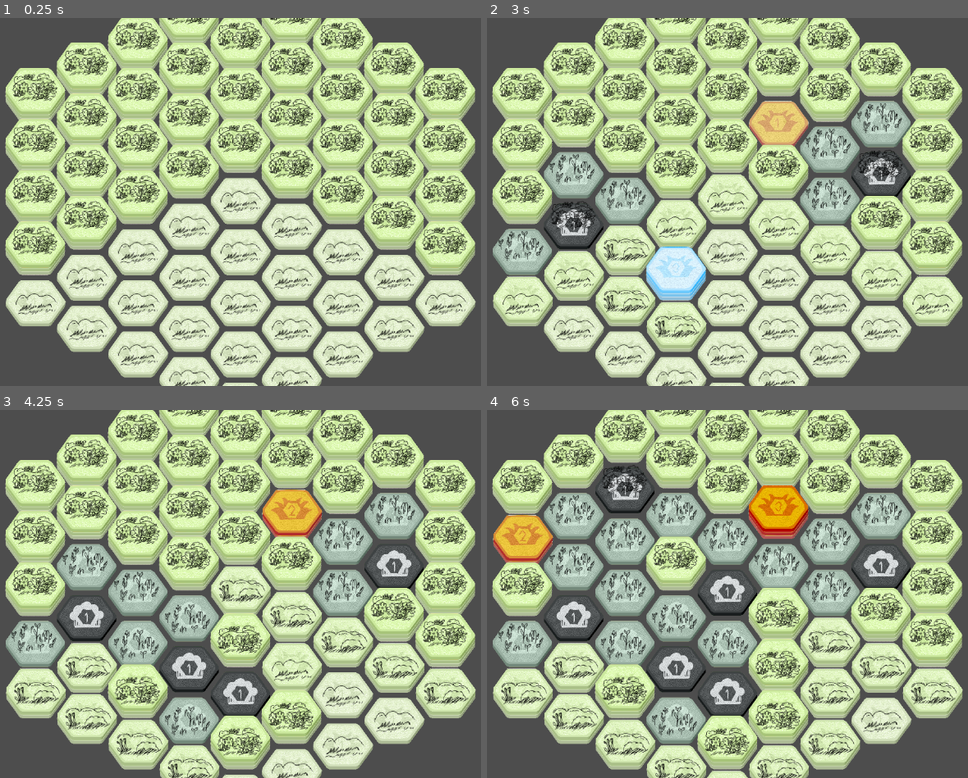
Above: before the commit, frames 1-4 (two rows, left to right).
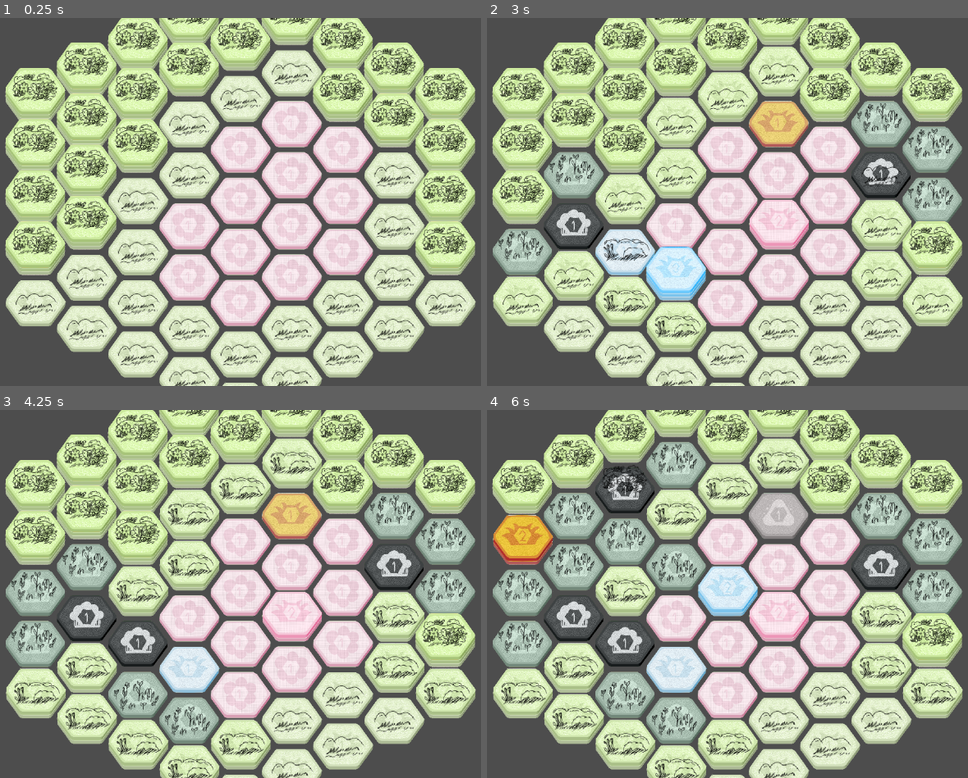
Above: after the commit, the same moments.

Repository: verityley/TheLastBeeastion
Game: Godot game, scene res://Scenes/Stages/World/world_map.tscn
Two runs of this game, one before a commit and one after it. Both use one fixed random seed, a clock stepped at 60 frames per second and the inputs below. The project has no main scene, so this scene is started directly. The engine's default icon, where the game draws it, is replaced by a stand-in: a white triangle on a blue panel in a dark square.
Inputs (mouse positions are in pixels of both pictures, inside the frame that each line leads up to):
- Up to frame 1 (0.25 s): no input
- Up to frame 2 (3 s): tap Enter at 0.5, 2 s; move the mouse to (871, 183) at 0.52 s; press the mouse at (871, 183) at 0.53 s; tap Space (ProgressTurn) at 1.25, 1.35, 2.75 s; move the mouse to (597, 220) at 1.27 s; release the mouse at (597, 220) at 1.28 s; move the mouse to (794, 121) at 2.02 s; hold Right mouse button (RightClick) 2.03-2.78 s; move the mouse to (693, 275) at 2.77 s; click (693, 275) at 2.85 s
- Up to frame 3 (4.25 s): move the mouse to (437, 649) at 3.52 s; tap Space (ProgressTurn) at 3.6 s
- Up to frame 4 (6 s): tap Enter at 4.25 s; move the mouse to (530, 538) at 4.27 s; right-click (530, 538) at 4.35 s; tap Space (ProgressTurn) at 5, 5.85 s; move the mouse to (761, 594) at 5.02 s; press the mouse at (761, 594) at 5.03 s; move the mouse to (631, 502) at 5.77 s; release the mouse at (631, 502) at 5.78 s

The runs differ from the first frame. In frame 1, 24% of the frame differs, in the area x 22-89%, y 6-84%; in frame 2, 25%; in frame 3, 32%; in frame 4, 36%, in the area x 1-99%, y 6-100%.

Commit message:
Gardens Implemented

Diff:
--- a/Scenes/Stages/Autoloads/HexDatabase.tscn
+++ b/Scenes/Stages/Autoloads/HexDatabase.tscn
@@ -7,6 +7,7 @@
 [ext_resource type="Resource" uid="uid://d1pmargdpki0u" path="res://Scripts/Resources/Tiles/Fire.tres" id="4_qyyiv"]
 [ext_resource type="Resource" uid="uid://byi2x38dlb0wo" path="res://Scripts/Resources/Tiles/Stone.tres" id="5_37fra"]
 [ext_resource type="Resource" uid="uid://cdba7e06nccya" path="res://Scripts/Resources/Tiles/Water.tres" id="5_80twm"]
+[ext_resource type="Resource" uid="uid://dlp0pqk6dlk5a" path="res://Scripts/Resources/Tiles/Garden.tres" id="6_81p0c"]
 
 [node name="HexDatabase" type="Node"]
 script = ExtResource("1_bw4k7")
@@ -16,7 +17,7 @@
 "Empty": null,
 "Fire": ExtResource("4_qyyiv"),
 "Forest": ExtResource("3_iv45n"),
-"Garden": null,
+"Garden": ExtResource("6_81p0c"),
 "Hive": null,
 "Stone": ExtResource("5_37fra"),
 "Water": ExtResource("5_80twm")
--- a/Scenes/Stages/World/world_map.tscn
+++ b/Scenes/Stages/World/world_map.tscn
@@ -9,6 +9,7 @@
 [ext_resource type="Texture2D" uid="uid://br6a4w3n3ldnx" path="res://Assets/Tile Graphics/Toppers/forest1top.png" id="4_7vhq8"]
 [ext_resource type="Resource" uid="uid://byi2x38dlb0wo" path="res://Scripts/Resources/Tiles/Stone.tres" id="4_i4tqr"]
 [ext_resource type="Resource" uid="uid://cdba7e06nccya" path="res://Scripts/Resources/Tiles/Water.tres" id="4_xs311"]
+[ext_resource type="Resource" uid="uid://dlp0pqk6dlk5a" path="res://Scripts/Resources/Tiles/Garden.tres" id="5_cvy6c"]
 [ext_resource type="Resource" uid="uid://d1pmargdpki0u" path="res://Scripts/Resources/Tiles/Fire.tres" id="5_xi3bq"]
 [ext_resource type="Texture2D" uid="uid://bre74vuk3lx48" path="res://Assets/Tile Graphics/Toppers/brush2top.png" id="8_jixqe"]
 [ext_resource type="Texture2D" uid="uid://7ymnceqjpltl" path="res://Assets/Misc Graphics/icon.svg" id="9_bq45t"]
@@ -53,6 +54,7 @@
 0:2/0 = 0
 0:2/0/texture_origin = Vector2i(0, 40)
 0:2/0/custom_data_0 = 1
+0:2/0/custom_data_1 = ExtResource("5_cvy6c")
 0:3/0 = 0
 0:3/0/texture_origin = Vector2i(0, 40)
 0:3/0/custom_data_0 = 1
@@ -98,9 +100,11 @@
 2:2/0 = 0
 2:2/0/texture_origin = Vector2i(0, 40)
 2:2/0/custom_data_0 = 3
+2:2/0/custom_data_1 = ExtResource("5_cvy6c")
 1:2/0 = 0
 1:2/0/texture_origin = Vector2i(0, 40)
 1:2/0/custom_data_0 = 2
+1:2/0/custom_data_1 = ExtResource("5_cvy6c")
 1:3/0 = 0
 1:3/0/texture_origin = Vector2i(0, 40)
 1:3/0/custom_data_0 = 2
@@ -139,7 +143,7 @@
 tile_set = SubResource("TileSet_20swi")
 format = 2
 layer_0/y_sort_enabled = true
-layer_0/tile_data = PackedInt32Array(0, 0, 0, 65536, 0, 0, -1, 131072, 0, -65536, 131072, 0, -65535, 131072, 0, 1, 0, 0, 65535, 0, 0, 131070, 0, 0, 65534, 131072, 0, -65537, 131072, 0, -131072, 131072, 0, -131071, 131072, 0, -65534, 131072, 0, 2, 131072, 0, 65538, 0, 0, 65537, 0, 0, 131072, 0, 0, 131071, 0, 0, -2, 131072, 0, 196608, 0, 0, 196607, 0, 0, 196606, 0, 0, 131069, 0, 0, 65533, 131072, 0, -3, 131072, 0, -65539, 131072, 0, -65538, 131072, 0, -131073, 131072, 0, -196608, 131072, 0, -196607, 131072, 0, -131070, 131072, 0, -131069, 131072, 0, -65533, 131072, 0, 3, 131072, 0, 65539, 0, 0, 131074, 0, 0, 131073,  …(413 unchanged characters)…
+layer_0/tile_data = PackedInt32Array(0, 0, 2, 65536, 0, 2, -1, 0, 0, -65536, 0, 2, -65535, 0, 2, 1, 0, 2, 65535, 0, 2, 131070, 0, 0, 65534, 0, 0, -65537, 0, 0, -131072, 0, 0, -131071, 0, 2, -65534, 0, 2, 2, 0, 2, 65538, 0, 2, 65537, 0, 2, 131072, 0, 2, 131071, 0, 2, -2, 131072, 0, 196608, 0, 0, 196607, 0, 0, 196606, 0, 0, 131069, 0, 0, 65533, 131072, 0, -3, 131072, 0, -65539, 131072, 0, -65538, 131072, 0, -131073, 131072, 0, -196608, 131072, 0, -196607, 0, 0, -131070, 131072, 0, -131069, 131072, 0, -65533, 0, 0, 3, 0, 0, 65539, 0, 0, 131074, 0, 0, 131073,  …(413 unchanged characters)…
 script = ExtResource("2_jc8hh")
 turnIcon = ExtResource("9_bq45t")
 
--- a/Scripts/Resources/Tiles/Ash.tres
+++ b/Scripts/Resources/Tiles/Ash.tres
@@ -7,12 +7,12 @@
 name = "Ash"
 tileIndex = Vector2i(0, 3)
 stackMax = 3
-counterStart = 12
+counterStart = 3
 soundScale = []
 tagsDatabase = {
 "Blocked": false,
 "Damp": false,
-"Fertile": true,
+"Fertile": false,
 "Flammable": false,
 "Irreplacable": false,
 "Open": true
--- /dev/null
+++ b/Scripts/Resources/Tiles/Garden.tres
@@ -0,0 +1,20 @@
+[gd_resource type="Resource" script_class="GardenRules" load_steps=2 format=3 uid="uid://dlp0pqk6dlk5a"]
+
+[ext_resource type="Script" path="res://Scripts/Rulesets/GardenRules.gd" id="1_xtmyt"]
+
+[resource]
+script = ExtResource("1_xtmyt")
+name = "Garden"
+tileIndex = Vector2i(0, 2)
+stackMax = 3
+counterStart = -1
+soundScale = []
+tagsDatabase = {
+"Blocked": false,
+"Damp": false,
+"Fertile": false,
+"Flammable": true,
+"Irreplacable": false,
+"Open": true
+}
+trigFlowTile = Vector2i(0, 0)
--- a/Scripts/Rulesets/AshRules.gd
+++ b/Scripts/Rulesets/AshRules.gd
@@ -16,12 +16,7 @@
 				map.ChangeStack(coords, -1)
 			break
 
-	#if TimeTrig(map, coords):
-		#if MinMaxTrig(map, coords, false):
-			#map.ChangeTile(coords, HexTypes.type["Stone"], 1)
-			#map.hexDatabase[coords].counter = self.counterStart
-		#else:
-			#map.ChangeStack(coords, -1)
-			#map.hexDatabase[coords].counter = self.counterStart
-	#else:
-		#map.hexDatabase[coords].counter = clampi(map.hexDatabase[coords].counter - 1, 0, self.counterStart)
+	if TimeTrig(map, coords):
+		map.AddRemoveTag(coords, "Fertile", true)
+	else:
+		map.hexDatabase[coords].counter = clampi(map.hexDatabase[coords].counter - 1, 0, self.counterStart)
--- a/Scripts/Rulesets/GardenRules.gd
+++ b/Scripts/Rulesets/GardenRules.gd
@@ -2,36 +2,27 @@
 class_name GardenRules
 
 func UpdateHex(map:WorldMap, coords:Vector2i):
-	#var neighbors = map.GetAllAdjacent(coords)
-	##print("Starting Garden Spread")
-	#for tile in neighbors:
-		#if !map.hexDatabase.has(tile):
-			#continue
-		##prints(tile, map.hexDatabase[tile].tileType.name)
-		#if TagTrig(map, tile, "Fertile"):
-			##print("Found Fertile Land!")
-			#map.ChangeTile(tile, self)
-			#map.updateOrder.erase(tile)
-
 	var neighbors = map.GetAllAdjacent(coords)
-	#print(coords, "'s Forest Counter is at: ", map.hexDatabase[coords].counter)
-	var RNG:int
-	var RNGtile:Vector2i
-	#For each stack of garden tile, propogate once. If propogates into garden, increase stack of target.
-	for i in range(map.hexDatabase[coords].stackCount):
-		RNG = RandomNumberGenerator.new().randi_range(0, neighbors.size()-1)
-		RNGtile = neighbors[RNG]
-		if map.hexDatabase.has(RNGtile):
-			#prints(tile, map.hexDatabase[tile].tileType.name)
-			if TagTrig(map, RNGtile, "Fertile"): #If fertile tile found, change tile to garden stack 1
-				#print("Found Fertile Land! Growing Garden.")
-				map.ChangeTile(RNGtile, HexTypes.type["Garden"])
-				map.updateOrder.erase(RNGtile)
-			elif TileTrig(map, RNGtile, HexTypes.type["Garden"]):
-				print("Found Garden Tile, growing stacks on target.")
-				map.ChangeStack(RNGtile, 1)
+	var smallestGarden:int = 0
+	var gardenCount:int = 0
+	for tile in neighbors:
+		if !map.hexDatabase.has(tile):
+			continue
+		if TileTrig(map, tile, HexTypes.type["Garden"]):
+			gardenCount += 1
+			if smallestGarden == 0:
+				smallestGarden = map.hexDatabase[tile].stackCount
+			else:
+				smallestGarden = mini(smallestGarden, map.hexDatabase[tile].stackCount)
+		if TagTrig(map, tile, "Fertile") and TagTrig(map, tile, "Open"): #Brush spreads to fertile
+			if !CompareTrig(map, coords, tile, true): #Only if stack is lower
+				map.ChangeTile(tile, HexTypes.type["Garden"])
+				map.updateOrder.erase(tile)
+				continue
+	if gardenCount == 6:
+		#print("Smallest Garden is ", smallestGarden)
+		if map.hexDatabase[coords].stackCount <= smallestGarden:
+			map.ChangeStack(coords, 1)
 
 
-	pass #For subresource, list all possible trigger/effect combos as ordered if statements
-	#if triggerX(map, coords) == true:
-	#	doEventY(tiletype)
+	#Increase Honey Resource by Stack Count
Not shown: 1 places in Scenes/Stages/Autoloads/HexDatabase.tscn that only renumber resources
Not shown: 1 places in Scenes/Stages/World/world_map.tscn that only renumber resources
